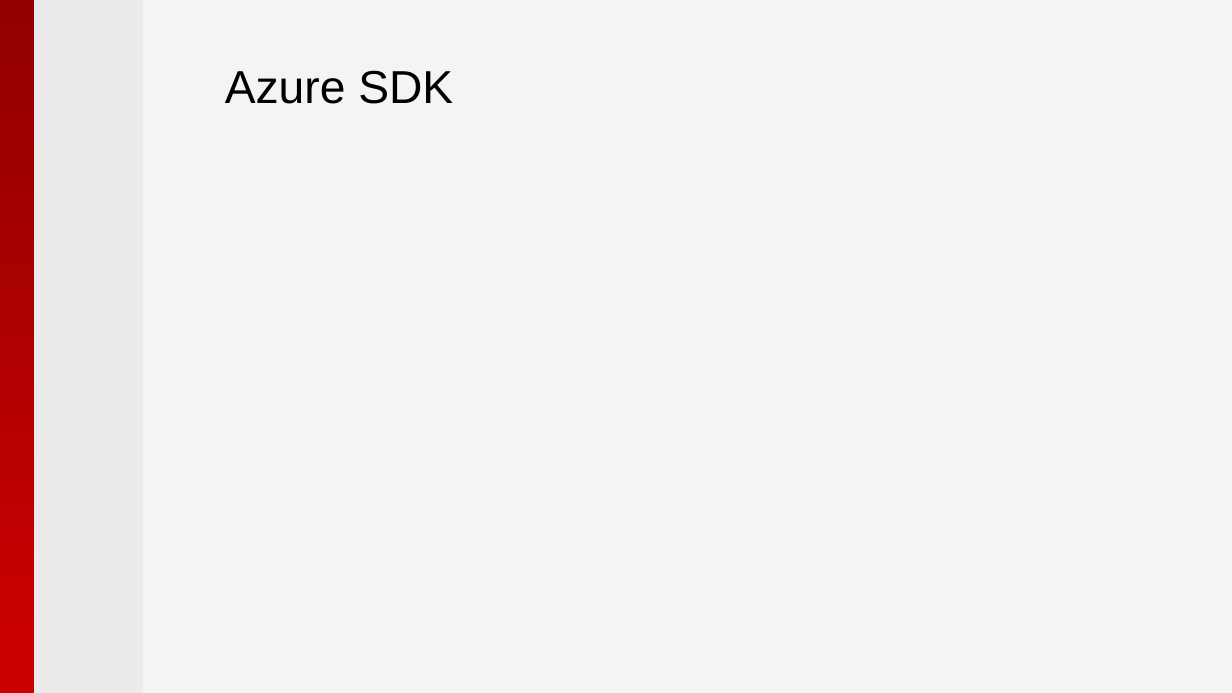
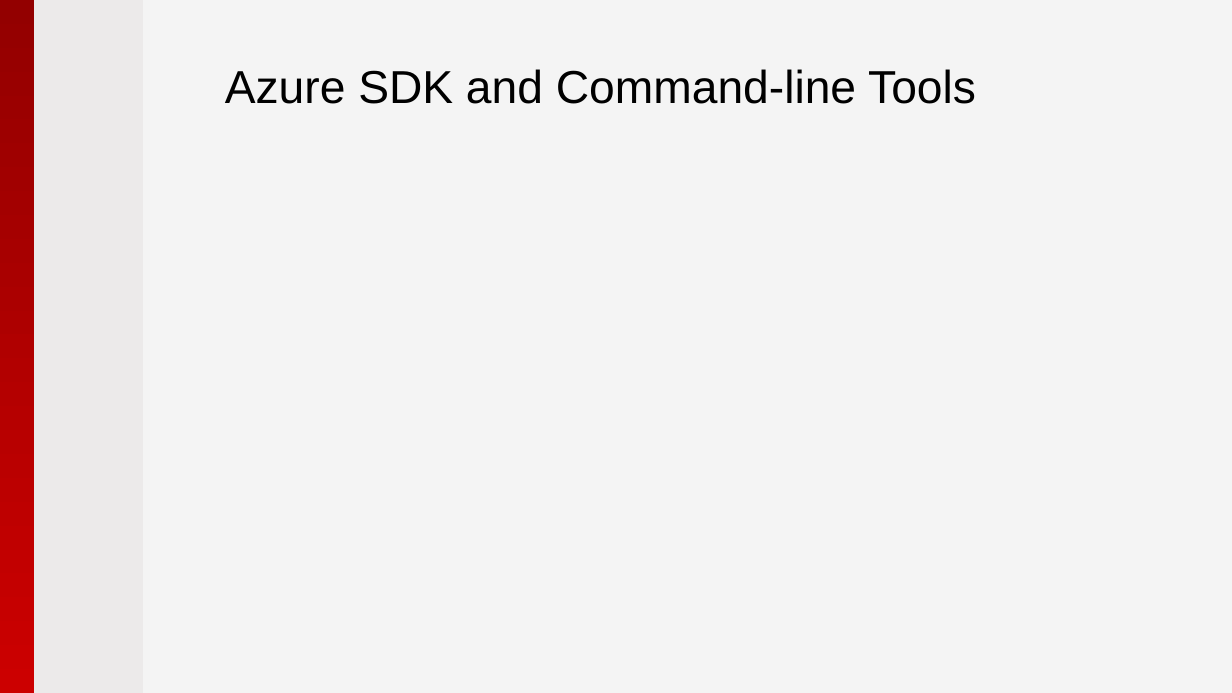
Before and after one commit to pryabov/Hackathon-2015, a slide deck: slide 17 of Presentation/2015 - Microsoft Azure.pptx. Drawn at 1232x693 pixels with LibreOffice and Linux fonts; fonts in the diff are those of the drawing; background and template pictures are left out. Boxes give left, top, right and bottom in pixels: in the first picture for what was removed or moved away, otherwise in the second. Text is boxed around its words. In the diff, an @@ line names an element or a change of style, - is before the commit and + after.

```diff
--- a/Presentation/2015 - Microsoft Azure.pptx
+++ b/Presentation/2015 - Microsoft Azure.pptx
@@ title at bbox=[225, 69, 976, 104]: text changed @@
-Azure SDK
+Azure SDK and Command-line Tools
```
Also in this commit, not shown: 4 other slides changed, 3 other files.
